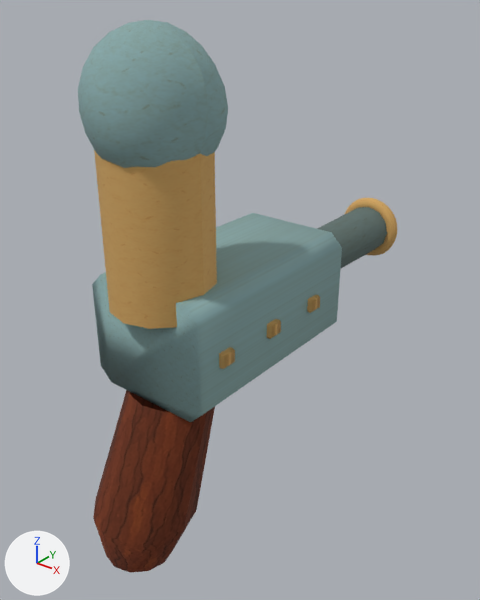
An edit to the glTF model native/assets/style3d/weapon_ice.glb, drawn before and after from the same camera.
Rendered twice from a 50 mm lens placed at (0.679, -0.687, 0.6), pointed at (-0.015, 0.18, 0.062). Lighting does not change. The marker at lower left points along +X, +Y and +Z. The picture after the commit comes second. Where no turn or scale is listed for an object, it has been applied to the vertices. Vertices at exactly the same position are counted once.

Names of what the first picture shows: 'BarrelCuff0', 'Grip', 'HollowBarrel0', 'ReceiverBand-0.1', 'ReceiverBand-0.22', 'ReceiverBand0.02', 'ShapedReceiver', 'Tank', 'TankCharge'.
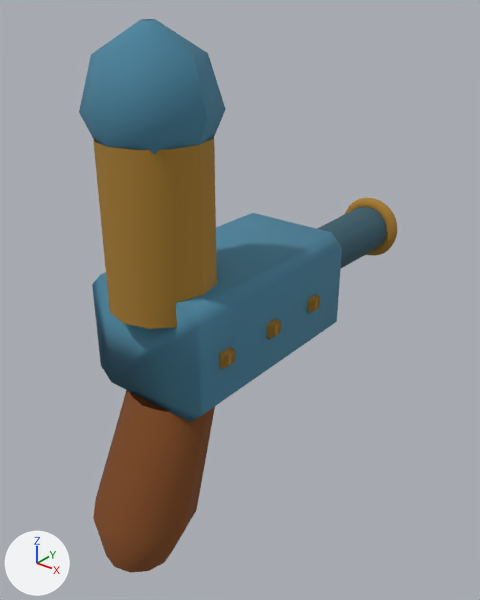
Where the change shows, as pixel boxes (x1, y1, x2, y2) in the pictures (480 x 600 px):
'ShapedReceiver', recoloured: (92, 213, 342, 422) in both
'Tank', recoloured (darker): (94, 150, 217, 329) in both
'TankCharge', reshaped, recoloured: before (78, 20, 228, 168); after (79, 19, 226, 154)
'Grip', recoloured: (93, 390, 215, 573) in both
'BarrelCuff0', recoloured (darker): (344, 198, 397, 256) in both
'ReceiverBand0.02', recoloured (darker): (219, 347, 235, 369) in both
'ReceiverBand-0.1', recoloured (darker): (267, 319, 281, 339) in both
'ReceiverBand-0.22', recoloured (darker): (307, 294, 320, 313) in both

The change, as a list of edits to the scene's bpy script:
```text
Add mat_paint_a97e30_0:
    mat_paint_a97e30_0 = principled_material('Paint_a97e30_0')
    mat_paint_a97e30_0.base_color = (0.397, 0.209, 0.0296)  # brown #a97e30
    mat_paint_a97e30_0.roughness = 1.0
Add mat_paint_4b859f_0:
    mat_paint_4b859f_0 = principled_material('Paint_4b859f_0')
    mat_paint_4b859f_0.base_color = (0.0704, 0.235, 0.347)  # blue #4b859f
    mat_paint_4b859f_0.roughness = 1.0
Add mat_paint_804a20_1:
    mat_paint_804a20_1 = principled_material('Paint_804a20_1')
    mat_paint_804a20_1.base_color = (0.216, 0.0685, 0.0144)  # brown #804a20
    mat_paint_804a20_1.roughness = 1.0
Change me_grip:
    where me_grip.from_pydata(...)  # 36 vertices, 48 faces; spans x -0.09..0.09, y -0.19..0.05, z -0.3..-0.02
    remove me_grip.materials.append(mat_paint_a47a59_1)
    add me_grip.materials.append(mat_paint_804a20_1)  # brown #804a20
Change me_shapedreceiver:
    where me_shapedreceiver.from_pydata(...)  # 16 vertices, 28 faces; spans x -0.115..0.115, y -0.195..0.195, z -0.1..0.1
    remove me_shapedreceiver.materials.append(mat_paint_8cb8cc_0)
    add me_shapedreceiver.materials.append(mat_paint_4b859f_0)  # blue #4b859f
Change me_barrelcuff0:
    where me_barrelcuff0.from_pydata(...)  # 400 vertices, 800 faces; spans x -0.069..0.069, y 0.6267..0.6533, z 0.011..0.149
    remove me_barrelcuff0.materials.append(mat_paint_d9b77a_0)
    add me_barrelcuff0.materials.append(mat_paint_a97e30_0)  # brown #a97e30
Change me_receiverband_0_22:
    where me_receiverband_0_22.from_pydata(...)  # 16 vertices, 28 faces; spans x -0.125..0.125, y -0.013..0.013, z -0.013..0.013
    remove me_receiverband_0_22.materials.append(mat_paint_d9b77a_0)
    add me_receiverband_0_22.materials.append(mat_paint_a97e30_0)  # brown #a97e30
Change me_receiverband_0_1:
    where me_receiverband_0_1.from_pydata(...)  # 16 vertices, 28 faces; spans x -0.125..0.125, y -0.013..0.013, z -0.013..0.013
    remove me_receiverband_0_1.materials.append(mat_paint_d9b77a_0)
    add me_receiverband_0_1.materials.append(mat_paint_a97e30_0)  # brown #a97e30
Change me_receiverband0_02:
    where me_receiverband0_02.from_pydata(...)  # 16 vertices, 28 faces; spans x -0.125..0.125, y -0.013..0.013, z -0.013..0.013
    remove me_receiverband0_02.materials.append(mat_paint_d9b77a_0)
    add me_receiverband0_02.materials.append(mat_paint_a97e30_0)  # brown #a97e30
Change me_tank:
    where me_tank.from_pydata(...)  # 24 vertices, 24 faces; spans x -0.085..0.085, y -0.115..0.055, z 0.14..0.4
    remove me_tank.materials.append(mat_paint_d9b77a_0)
    add me_tank.materials.append(mat_paint_a97e30_0)  # brown #a97e30
Change me_tankcharge:
    used by ob_tankcharge; location = (0.0, 0.0, 0.0)
    remove me_tankcharge.from_pydata(...)  # 279 vertices, 552 faces; spans x -0.1..0.1, y -0.134..0.065, z 0.33..0.55
    remove me_tankcharge.materials.append(mat_paint_8cb8cc_0)
    add me_tankcharge.from_pydata(...)  # 40 vertices, 64 faces; spans x -0.1..0.1, y -0.13..0.07, z 0.33..0.55
    me_tankcharge part 1: 279 vertices removed from x -0.1..0.1, y -0.134..0.065, z 0.33..0.55; 40 vertices added at x -0.1..0.1, y -0.13..0.07, z 0.33..0.55
    add me_tankcharge.materials.append(mat_paint_4b859f_0)  # blue #4b859f
```
